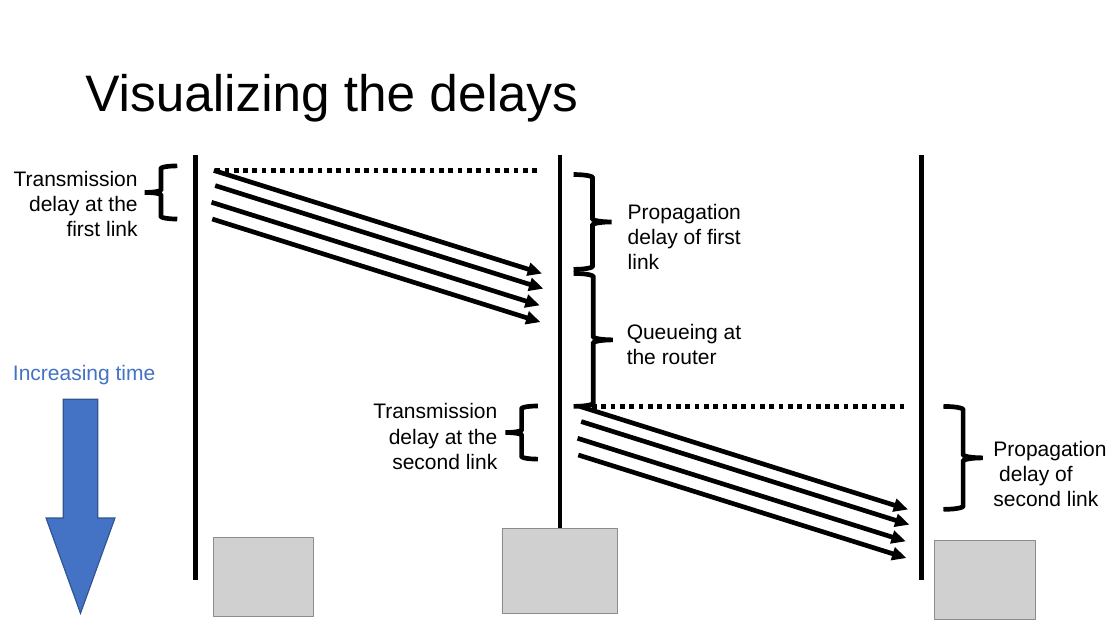
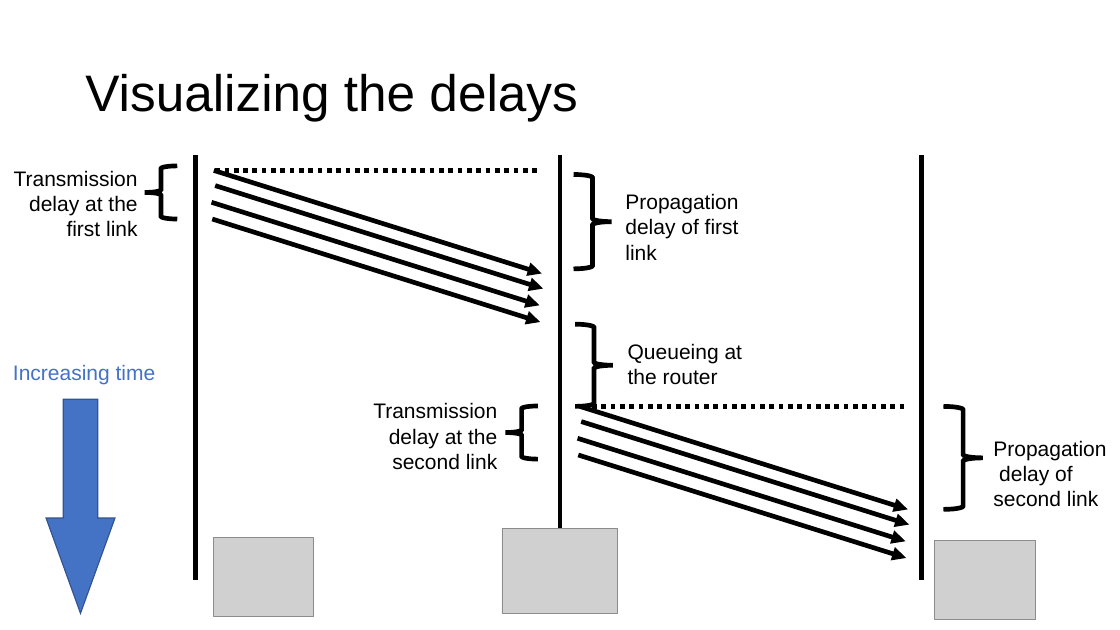
Before and after one commit to ngsrinivas/coursegen, a slide deck: slide 23 of ex/352-S21/staging/352-S21/lectures/intro-circuit-packet-switching.pptx. Drawn at 1120x630 pixels with LibreOffice and Linux fonts; fonts in the diff are those of the drawing; grey boxes stand for pictures. Boxes give left, top, right and bottom in pixels: in the first picture for what was removed or moved away, otherwise in the second. Text is boxed around its words. In the diff, an @@ line names an element or a change of style, - is before the commit and + after.

Commit message:
Nit in lecture 2 (thanks to Songyuan for pointing out)

```diff
--- a/ex/352-S21/staging/352-S21/lectures/intro-circuit-packet-switching.pptx
+++ b/ex/352-S21/staging/352-S21/lectures/intro-circuit-packet-switching.pptx
@@ text "Propagation delay of first link": place and size @@
-text "Propagation delay of first link" at (628, 203, 741, 269)
+text "Propagation delay of first link" at (625, 193, 739, 260)
@@ right brace: place and size @@
-right brace at (574, 274, 613, 407)
+right brace at (576, 324, 613, 407)
@@ text "Queueing at the router": place and size @@
-text "Queueing at the router" at (627, 323, 741, 365)
+text "Queueing at the router" at (628, 343, 742, 385)
```
Also in this commit, not shown: 1 other file.
